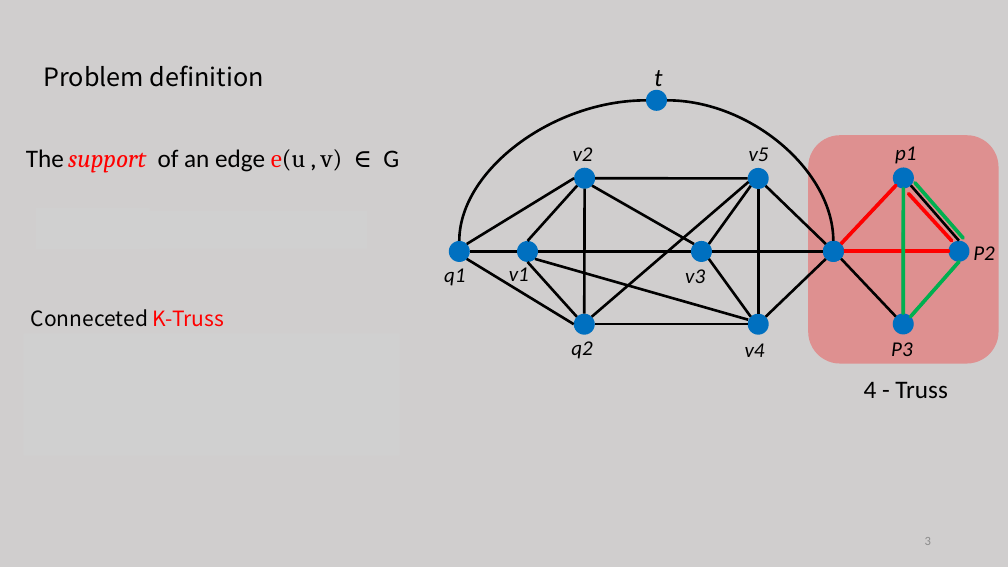
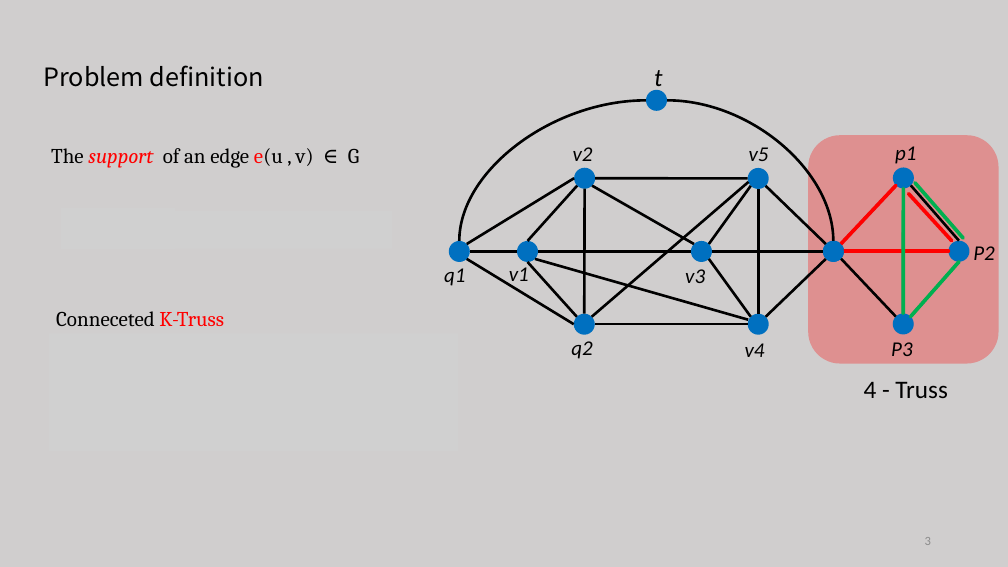
Before and after one commit to tianzhuwei/PPT, a slide deck: slide 3 of 魏天柱--Truss decomposition in massive networks .pptx. Drawn at 1008x567 pixels with LibreOffice and Linux fonts; fonts in the diff are those of the drawing; grey boxes stand for pictures. Boxes give left, top, right and bottom in pixels: in the first picture for what was removed or moved away, otherwise in the second. Text is boxed around its words. In the diff, an @@ line names an element or a change of style, - is before the commit and + after.

```diff
--- a/魏天柱--Truss decomposition in massive networks .pptx
+++ b/魏天柱--Truss decomposition in massive networks .pptx
@@ text "The support of an edge ...": place and size @@
-text "The support of an edge ..." at (26,149,399,173)
+text "The support of an edge ..." at (51,148,359,168)
@@ text "The support of an edge ..." at (51,148,359,168): size 24 to 20 pt; font Calibri to Cambria in "The of an edge G" @@
@@ text "Conneceted K-Truss": place and size @@
-text "Conneceted K-Truss" at (31,309,224,327)
+text "Conneceted K-Truss" at (56,311,224,326)
@@ text "Conneceted K-Truss" at (56,311,224,326): font Noto Sans CJK SC to Cambria @@
```
Also in this commit, not shown: 11 other slides changed, 1 slide added, 1 slide removed.
